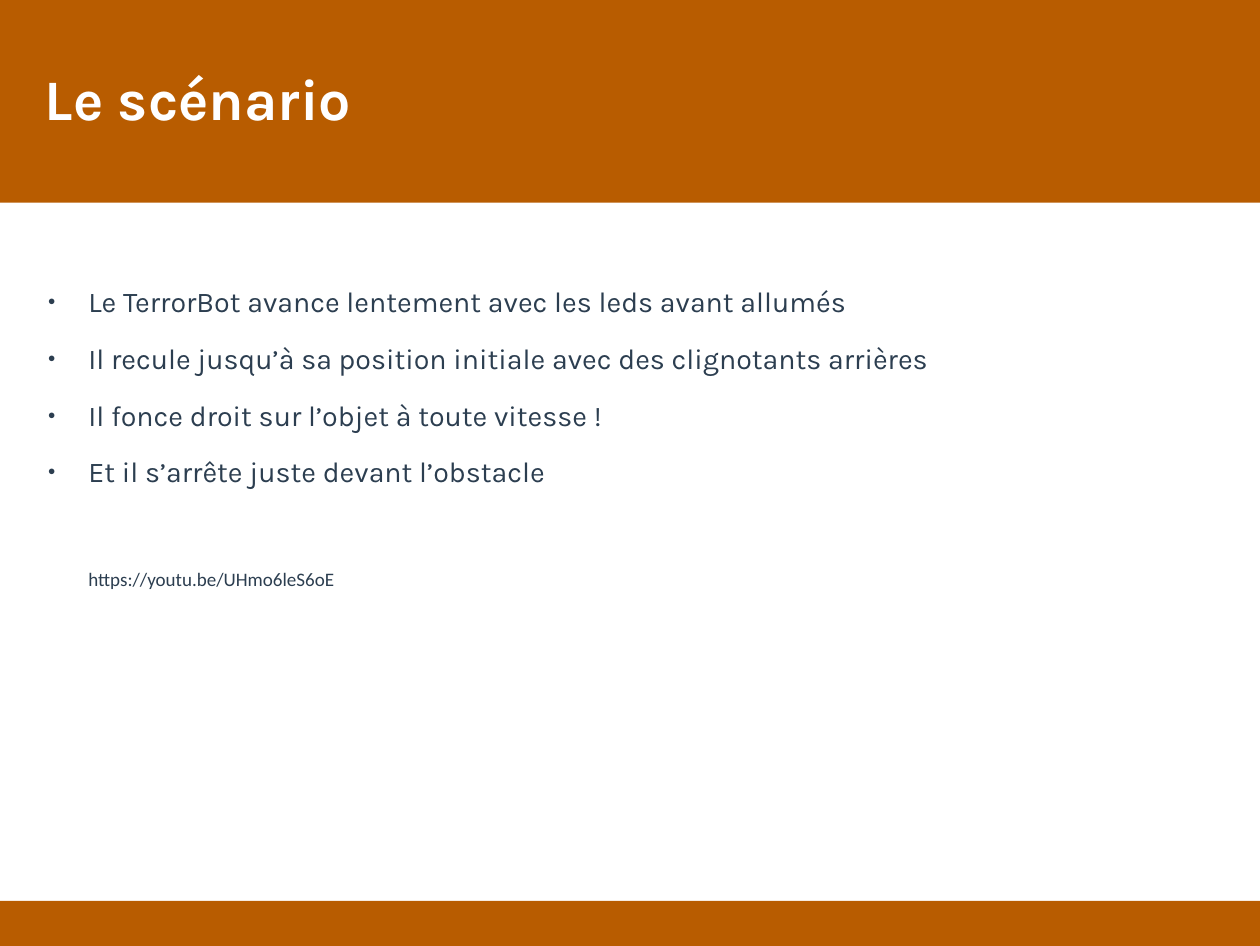
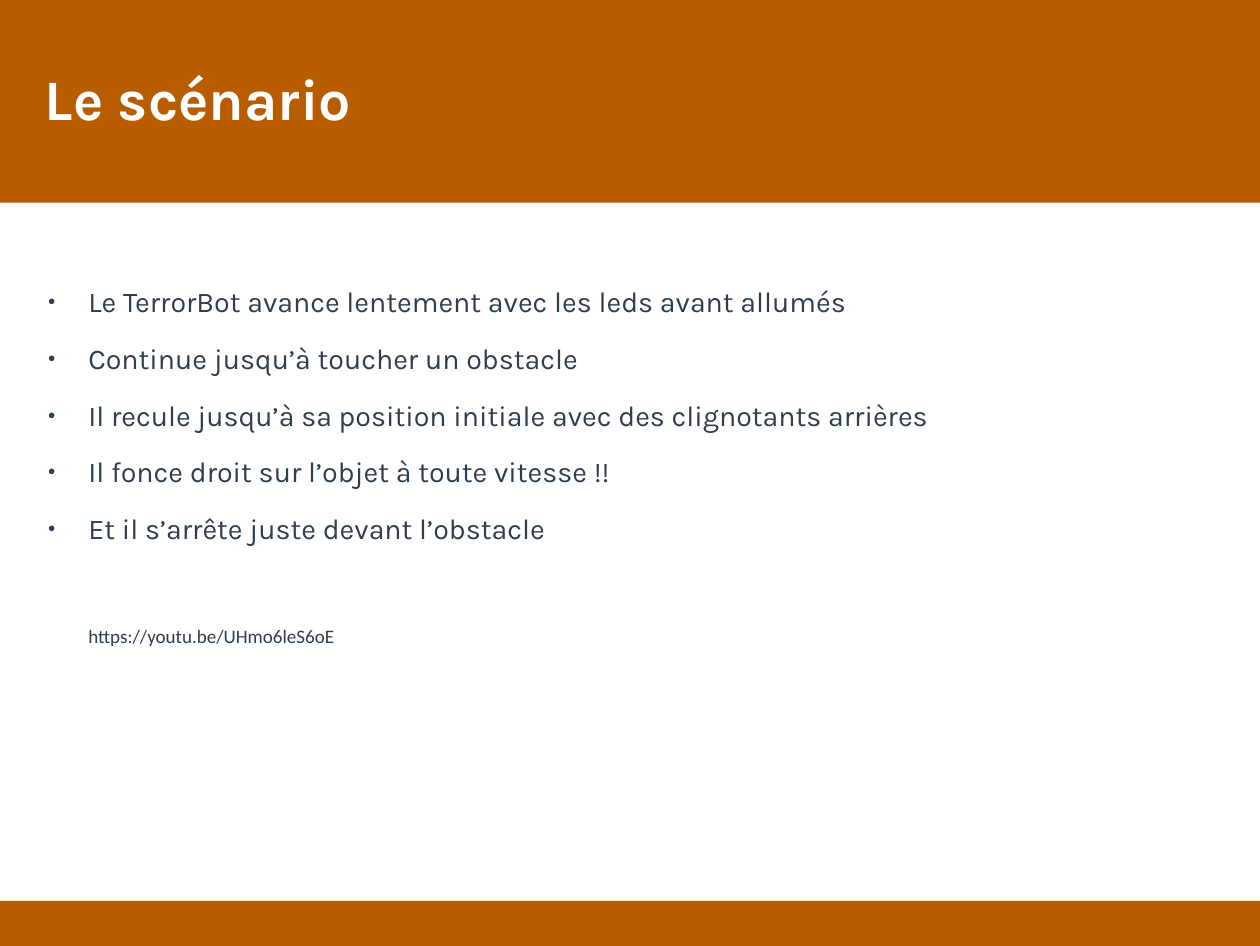
Before and after one commit to Pholith/ARM-Stellaris-TerrorBot, a slide deck: slide 2 of Présentation.odp. Drawn at 1260x946 pixels with LibreOffice and Linux fonts; fonts in the diff are those of the drawing. Boxes give left, top, right and bottom in pixels: in the first picture for what was removed or moved away, otherwise in the second. Text is boxed around its words. In the diff, an @@ line names an element or a change of style, - is before the commit and + after.

```diff
--- a/Présentation.odp
+++ b/Présentation.odp
@@ text at [88,347,577,376]: paragraph added @@
+● Continue jusqu’à toucher un obstacle
@@ text at [88,460,587,489]: text changed @@
-● Il fonce droit sur l’objet à toute vitesse !
+● Il fonce droit sur l’objet à toute vitesse !!
```
Also in this commit, not shown: 1 other file.
